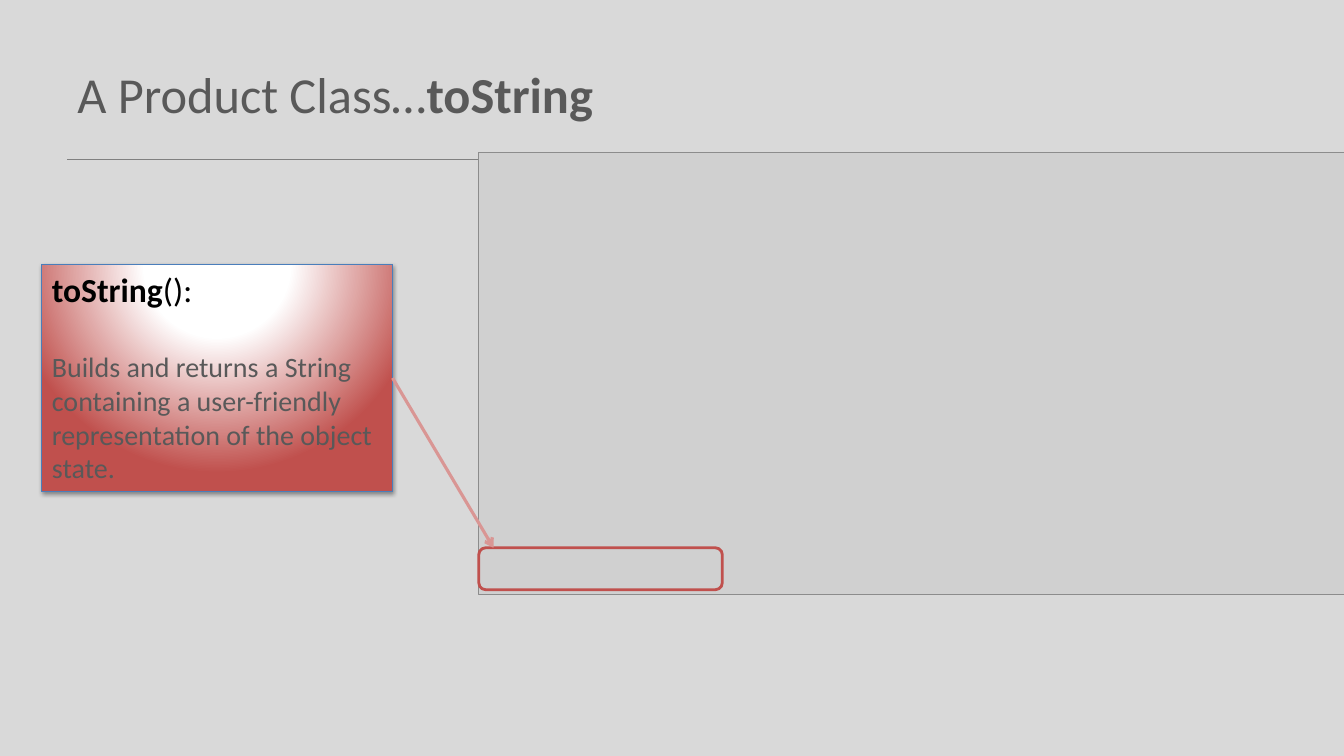
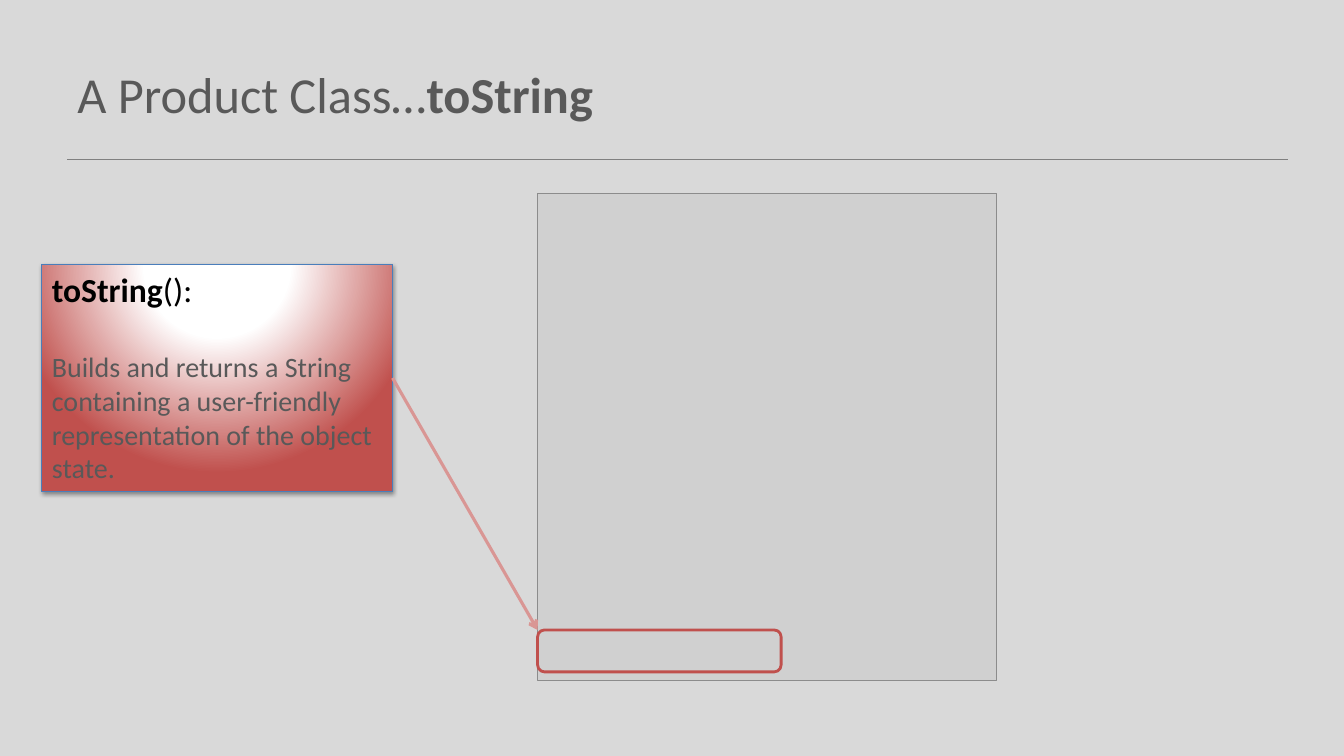
Before and after one commit to Programming-Fundamentals-SETU/prog-fund-1-sept-25, a slide deck: slide 25 of topic08-arrays-of-objects/unit-1/talk-1-shop-v1/a-shop-v1.pptx. Drawn at 1344x756 pixels with LibreOffice and Linux fonts; fonts in the diff are those of the drawing; grey boxes stand for pictures. Boxes give left, top, right and bottom in pixels: in the first picture for what was removed or moved away, otherwise in the second. Text is boxed around its words. In the diff, an @@ line names an element or a change of style, - is before the commit and + after.

```diff
--- a/topic08-arrays-of-objects/unit-1/talk-1-shop-v1/a-shop-v1.pptx
+++ b/topic08-arrays-of-objects/unit-1/talk-1-shop-v1/a-shop-v1.pptx
@@ picture removed at box(479, 152, 1344, 595) @@
@@ picture added at box(537, 194, 997, 681) @@
@@ arrow moved from (392, 378) - (494, 547) to (392, 378) - (537, 630) @@
@@ rounded rectangle: place and size @@
-rounded rectangle at box(479, 547, 723, 590)
+rounded rectangle at box(537, 630, 781, 673)
```
Also in this commit, not shown: 11 other slides changed, 42 other files.
